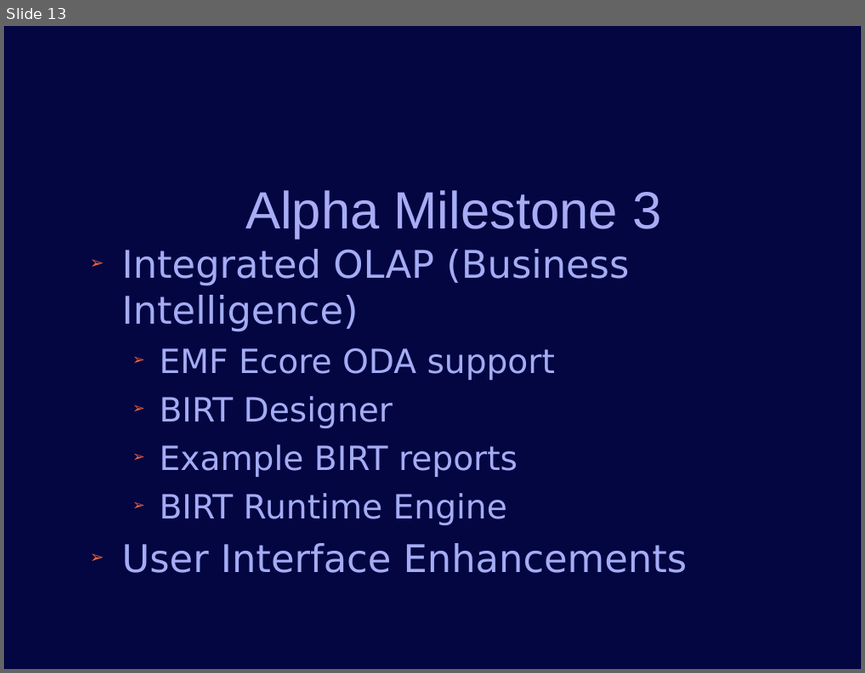
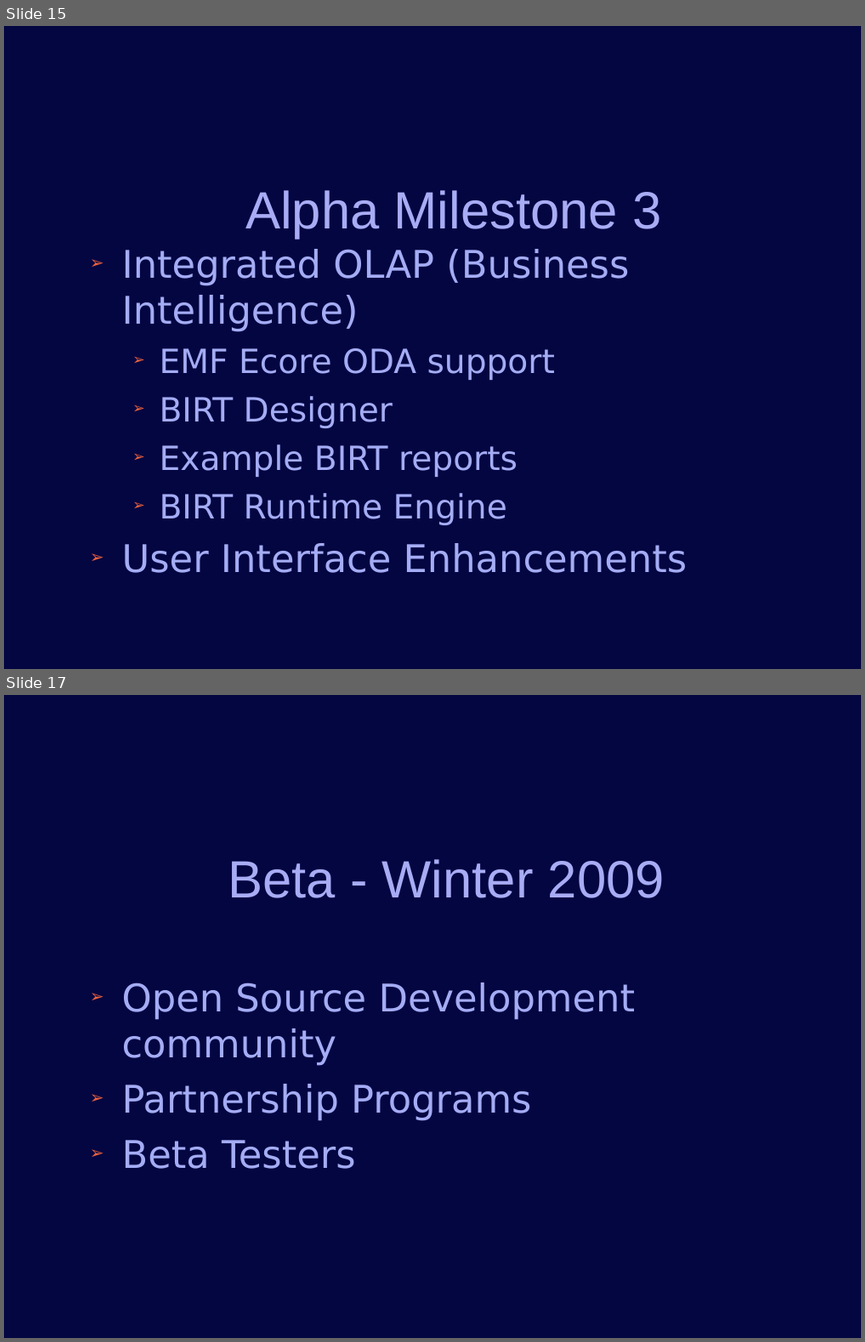
Before and after one commit to jconlon/Tracker, a slide deck: tracker/trunk/com.verticon.tracker.documentation/src/Tracker Introduction.odp. Shown one above the other, each under a label of ours: slide 13 before the commit, slides 15 and 17 after it; the slides between them are not shown. The pictures are 865x673 and 865x1342 pixels, drawn with LibreOffice and Linux fonts; fonts in the diff are those of the drawing; background and template pictures are left out. Boxes give left, top, right and bottom in pixels: in the first picture for what was removed or moved away, otherwise in the second. Text is boxed around its words. In the diff, an @@ line names an element or a change of style, - is before the commit and + after.

```diff
--- a/tracker/trunk/com.verticon.tracker.documentation/src/Tracker Introduction.odp
+++ b/tracker/trunk/com.verticon.tracker.documentation/src/Tracker Introduction.odp
@@ slide 17 added at (4, 695, 861, 1338), background #040642 @@
@@ title added at (228, 859, 664, 898), 44 pt, text #A8ACF4 @@
+Beta - Winter 2009
@@ text added at (122, 982, 636, 1168), 32 pt, text #A4ACF4 @@
+➢ Open Source Development community
+➢ Partnership Programs
+➢ Beta Testers
@@ what was slide 13 is now slide 15 @@
```
Also in this commit, not shown: 6 slides changed, 4 other slides added, 2 slides removed.
